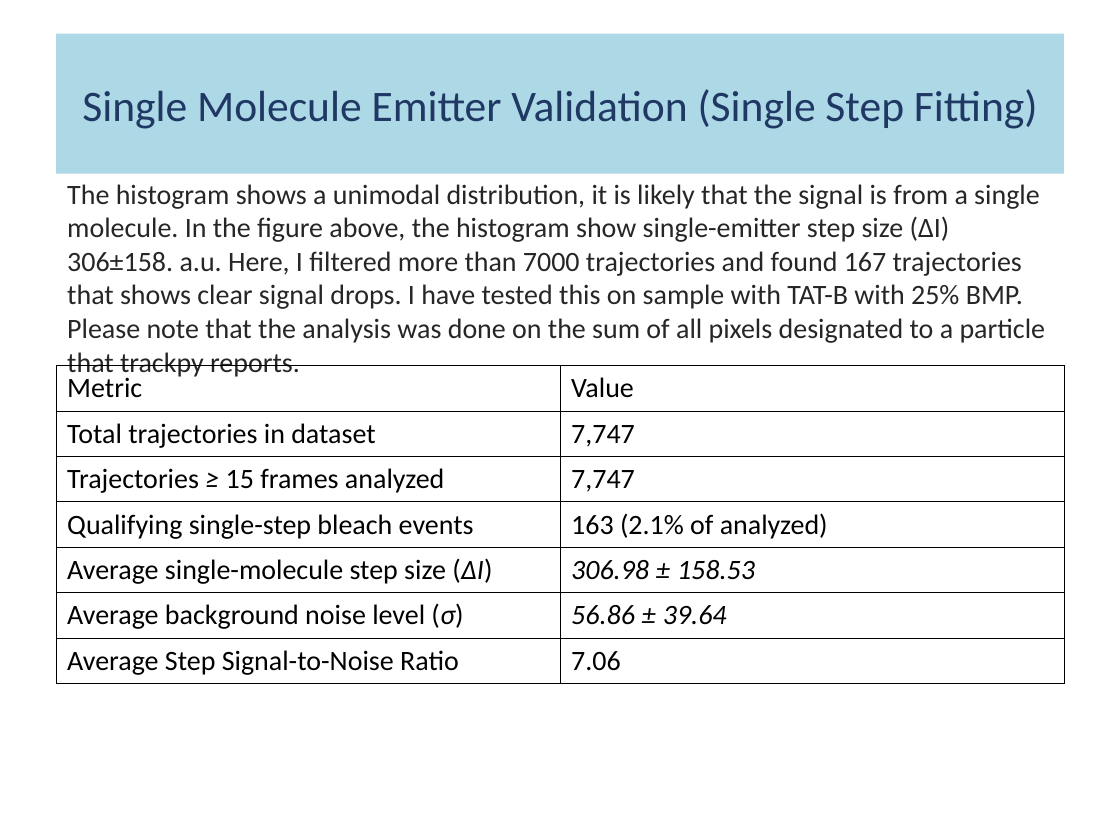
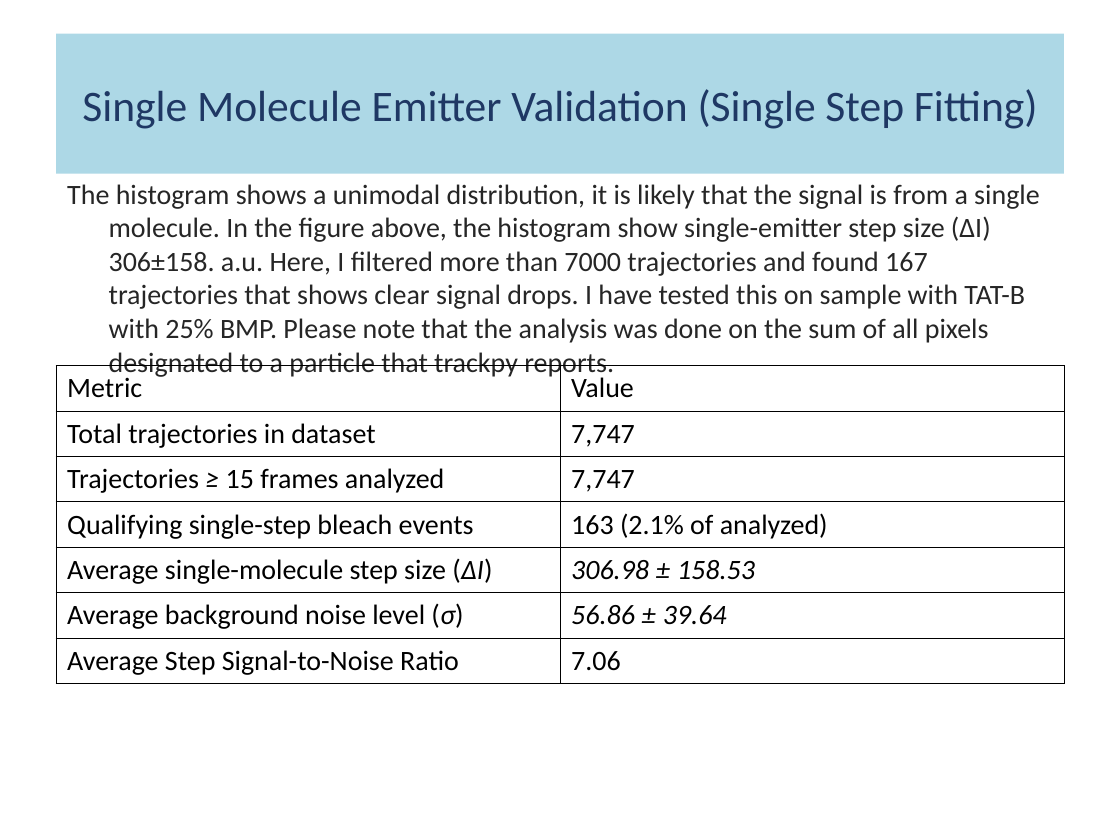
Before and after one commit to fathi0amir/ppt-with-quarto, a slide deck: slide 4 of demo.pptx. Drawn at 1120x840 pixels with LibreOffice and Linux fonts; fonts in the diff are those of the drawing. Boxes give left, top, right and bottom in pixels: in the first picture for what was removed or moved away, otherwise in the second. Text is boxed around its words. In the diff, an @@ line names an element or a change of style, - is before the commit and + after.

```diff
--- a/demo.pptx
+++ b/demo.pptx
@@ text "The histogram shows a unimodal ..." at box(67, 184, 1040, 372): indent changed @@
```
Also in this commit, not shown: 7 other slides changed, 5 other files.
